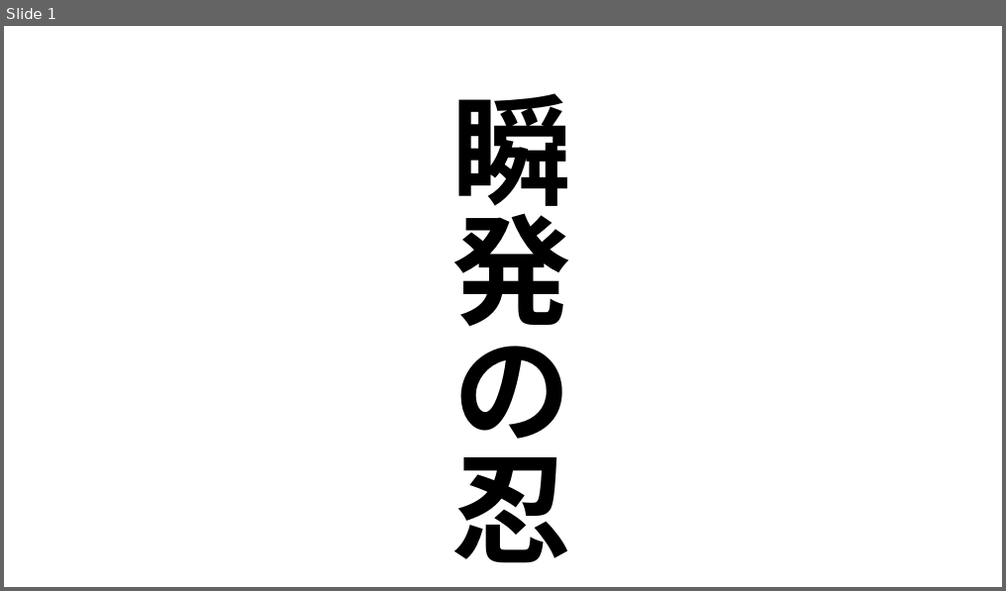
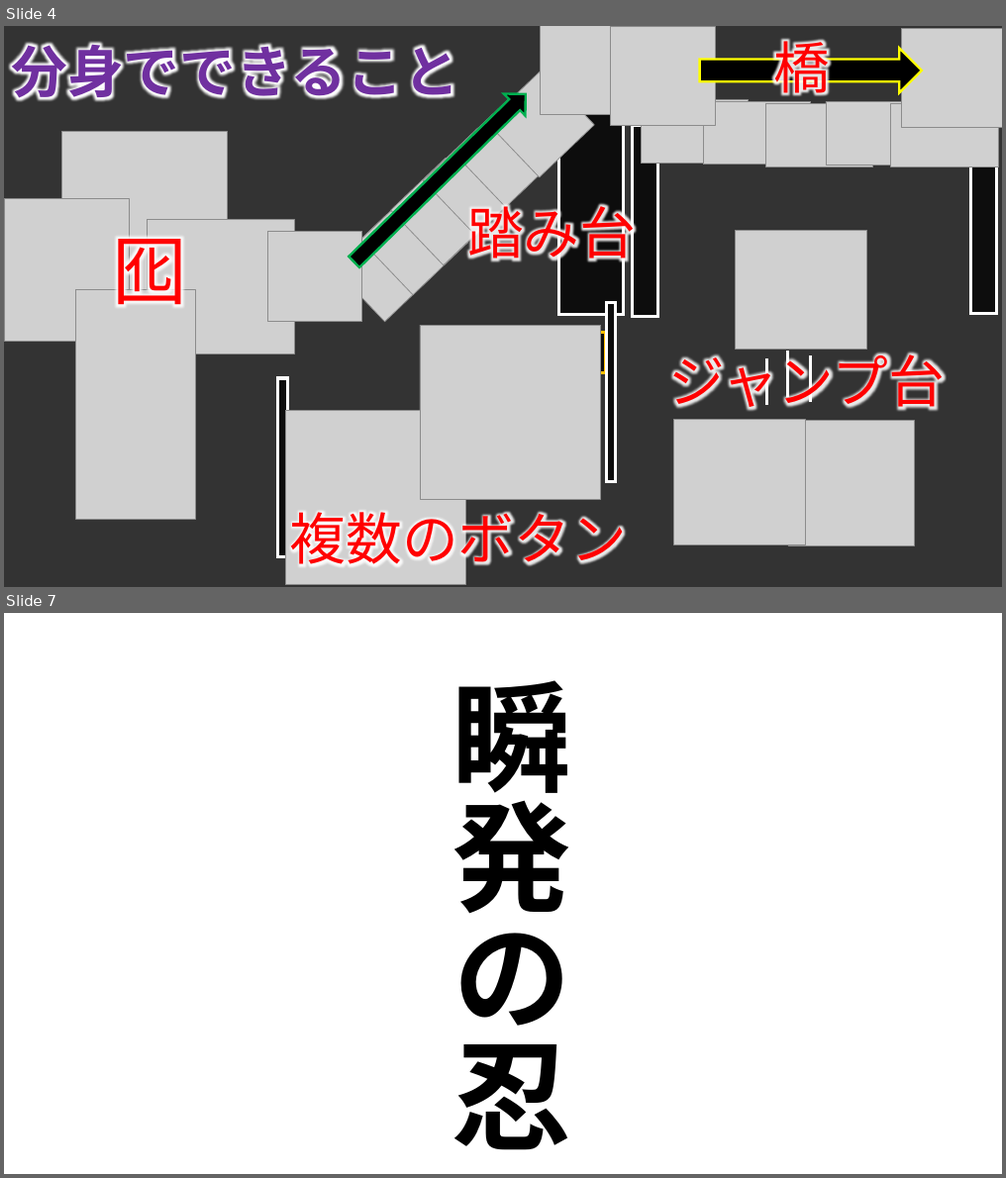
Before and after one commit to TomoyaKanazaki/TeamNinja, a slide deck: 98_plan/00_pptx/99_just.pptx. Shown one above the other, each under a label of ours: slide 1 before the commit, slides 4 and 7 after it; the slides between them are not shown. The pictures are 1006x591 and 1006x1178 pixels, drawn with LibreOffice and Linux fonts; fonts in the diff are those of the drawing; grey boxes stand for pictures; background and template pictures are left out. Boxes give left, top, right and bottom in pixels: in the first picture for what was removed or moved away, otherwise in the second. Text is boxed around its words. In the diff, an @@ line names an element or a change of style, - is before the commit and + after.

```diff
--- a/98_plan/00_pptx/99_just.pptx
+++ b/98_plan/00_pptx/99_just.pptx
@@ slide 4 added at (4,26,1002,587), background picture (left out) @@
@@ rectangle added at (4,26,1002,587), fill #000000 at 80% opacity @@
@@ text added at (11,42,458,101), 54 pt, text #7030A0, bold @@
+分身でできること
@@ group added at (611,26,1002,316): 7 pictures, 2 rectangles, 1 right arrow @@
@@ text added at (773,32,830,103), 54 pt, text #FF0000 @@
+橋
@@ group added at (268,26,634,322): 8 pictures, 1 rectangle, 1 right arrow @@
@@ text added at (467,197,636,269), 54 pt, text #FF0000 @@
+踏み台
@@ text added at (112,221,187,304), 72 pt, text #FF0000 @@
+囮
@@ group added at (5,132,294,519): 4 pictures @@
@@ group added at (278,303,617,585): 4 rectangles, 2 pictures @@
@@ text added at (668,345,944,411), 54 pt, text #FF0000 @@
+ジャンプ台
@@ group added at (674,230,914,547): 3 pictures, 3 lines @@
@@ text added at (290,503,627,574), 54 pt, text #FF0000 @@
+複数のボタン
@@ what was slide 1 is now slide 7 @@
```
Also in this commit, not shown: 1 slide changed, 5 other slides added.
